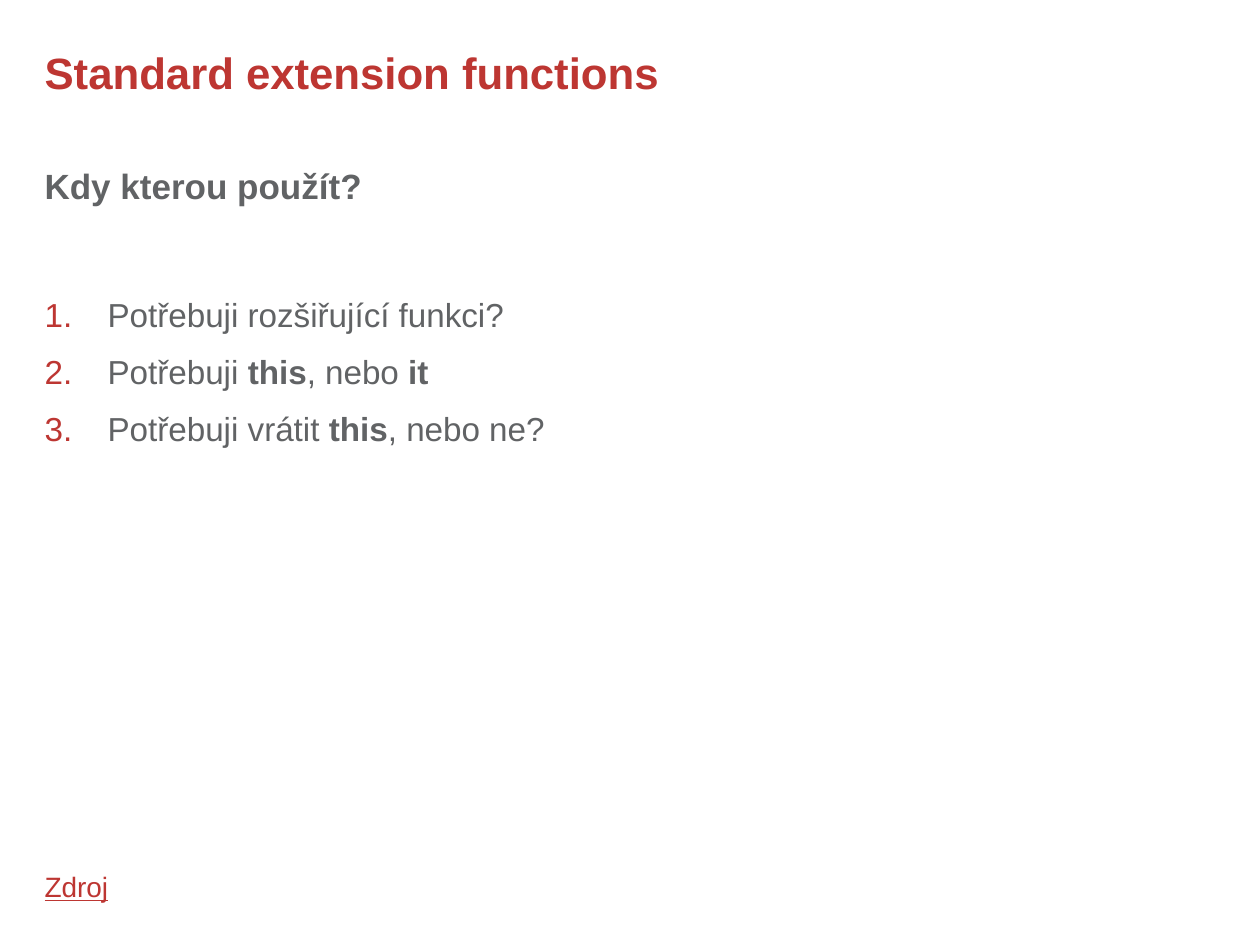
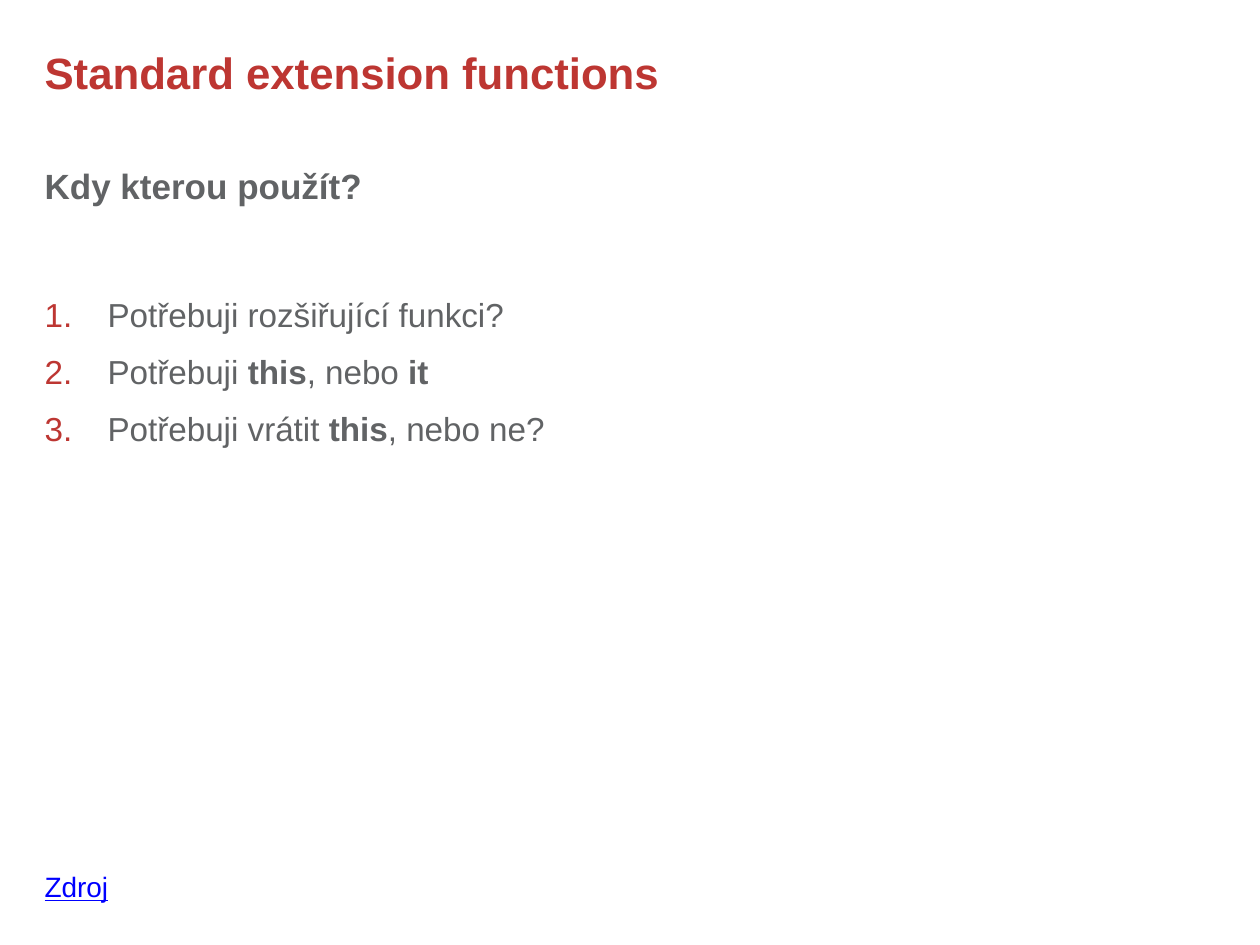
Before and after one commit to rokusjar/KotlinSkoleni, a slide deck: slide 5 of slides/Kotlin - 4. Standard Extension Functions.pptx. Drawn at 1260x945 pixels with LibreOffice and Linux fonts; fonts in the diff are those of the drawing; background and template pictures are left out. Boxes give left, top, right and bottom in pixels: in the first picture for what was removed or moved away, otherwise in the second. Text is boxed around its words. In the diff, an @@ line names an element or a change of style, - is before the commit and + after.

```diff
--- a/slides/Kotlin - 4. Standard Extension Functions.pptx
+++ b/slides/Kotlin - 4. Standard Extension Functions.pptx
@@ text "Zdroj" at (45, 876, 109, 902): text colour #BD3632 to #0000FF @@
```
Also in this commit, not shown: 9 other slides changed, 1 slide added, 2 slides removed.
